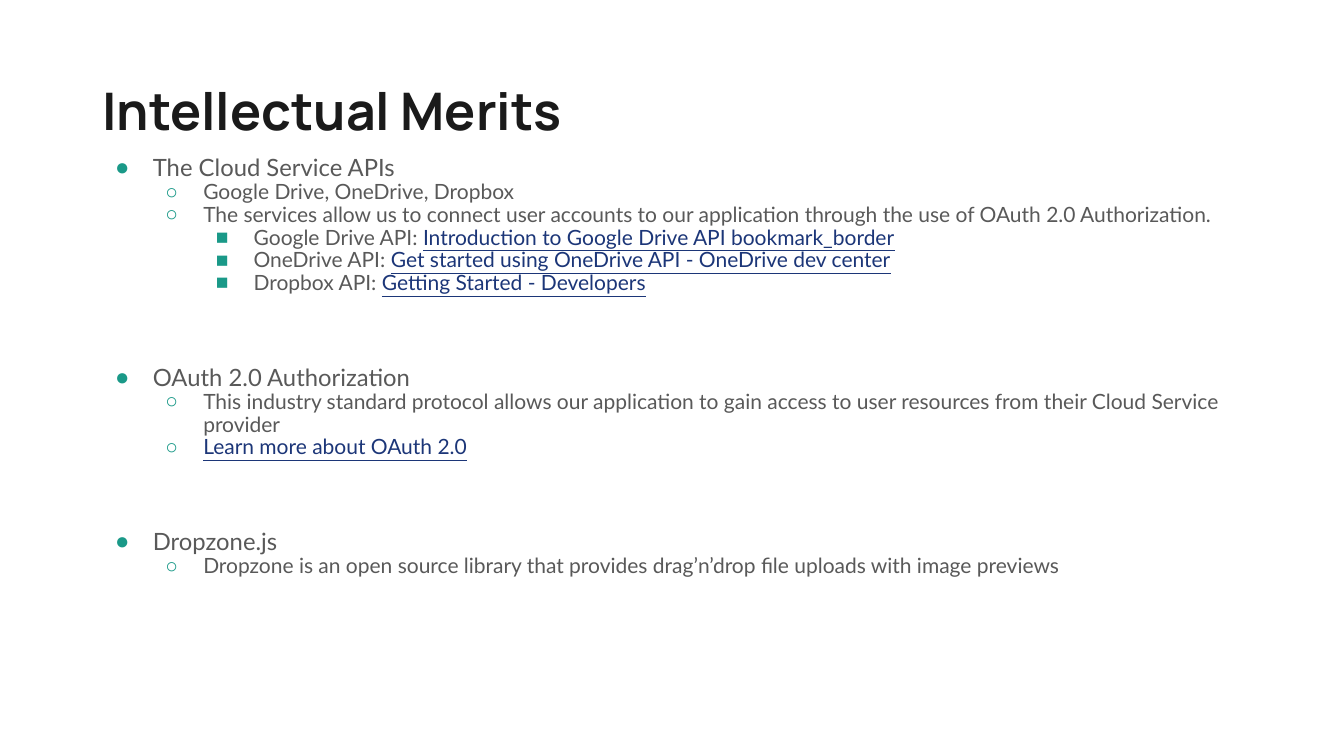
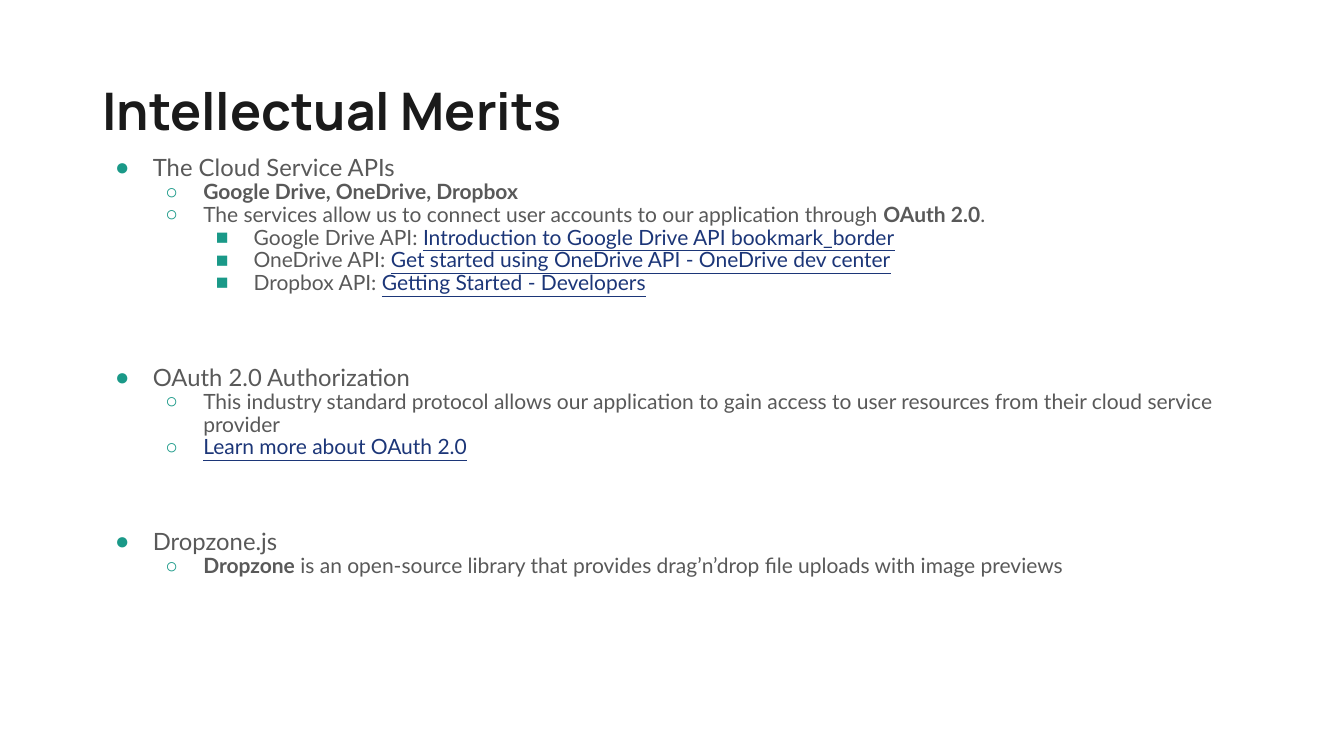
Before and after one commit to GRGalinger/Senior-Design, a slide deck: slide 4 of Files/SlideDeck/PresentationSlideDeck.pptx. Drawn at 1344x756 pixels with LibreOffice and Linux fonts; fonts in the diff are those of the drawing. Boxes give left, top, right and bottom in pixels: in the first picture for what was removed or moved away, otherwise in the second. Text is boxed around its words. In the diff, an @@ line names an element or a change of style, - is before the commit and + after.

Commit message:
presentation updates

```diff
--- a/Files/SlideDeck/PresentationSlideDeck.pptx
+++ b/Files/SlideDeck/PresentationSlideDeck.pptx
@@ text at bbox=[203, 206, 985, 226]: text changed @@
-  ○ The services allow us to connect user accounts to our application through the use of OAuth 2.0 Authorization.
+  ○ The services allow us to connect user accounts to our application through OAuth 2.0.
@@ text at bbox=[203, 183, 518, 203]: bold on in "Google Drive, OneDrive, Dropbox" @@
@@ text at bbox=[203, 393, 1213, 436]: text changed @@
-  ○ This industry standard protocol allows our application to gain access to user resources from their Cloud Service provider
+  ○ This industry standard protocol allows our application to gain access to user resources from their cloud service provider
@@ text at bbox=[203, 557, 1063, 577]: text changed @@
-  ○ Dropzone is an open source library that provides drag’n’drop file uploads with image previews
+  ○ Dropzone is an open-source library that provides drag’n’drop file uploads with image previews
```
Also in this commit, not shown: 15 other slides changed.
